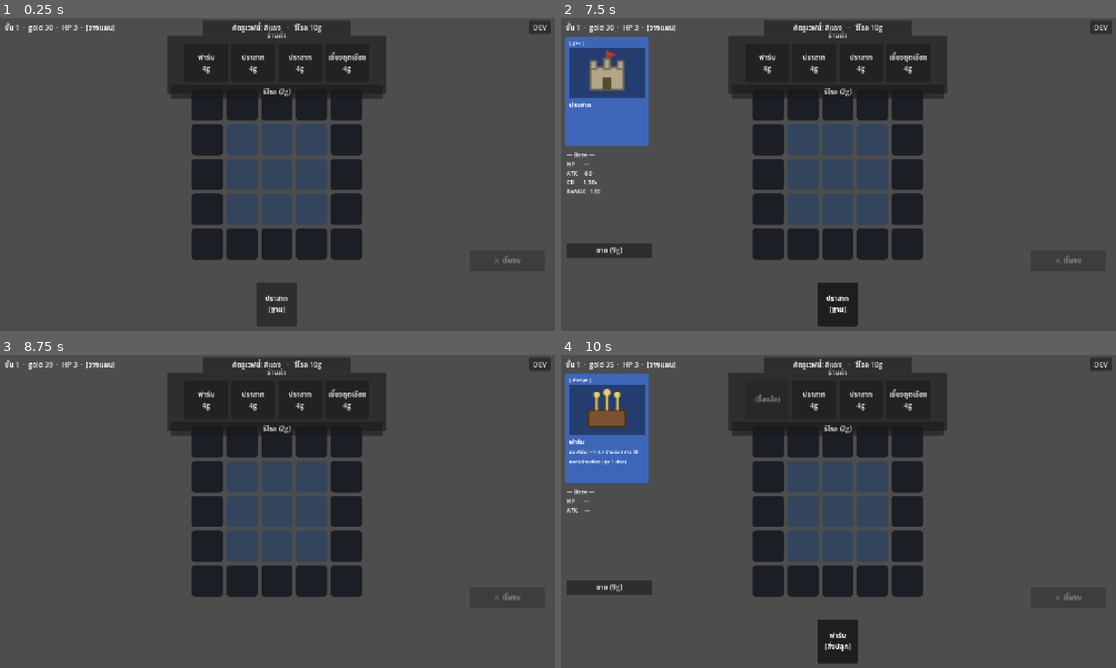
Above: before the commit, frames 1-4 (two rows, left to right).
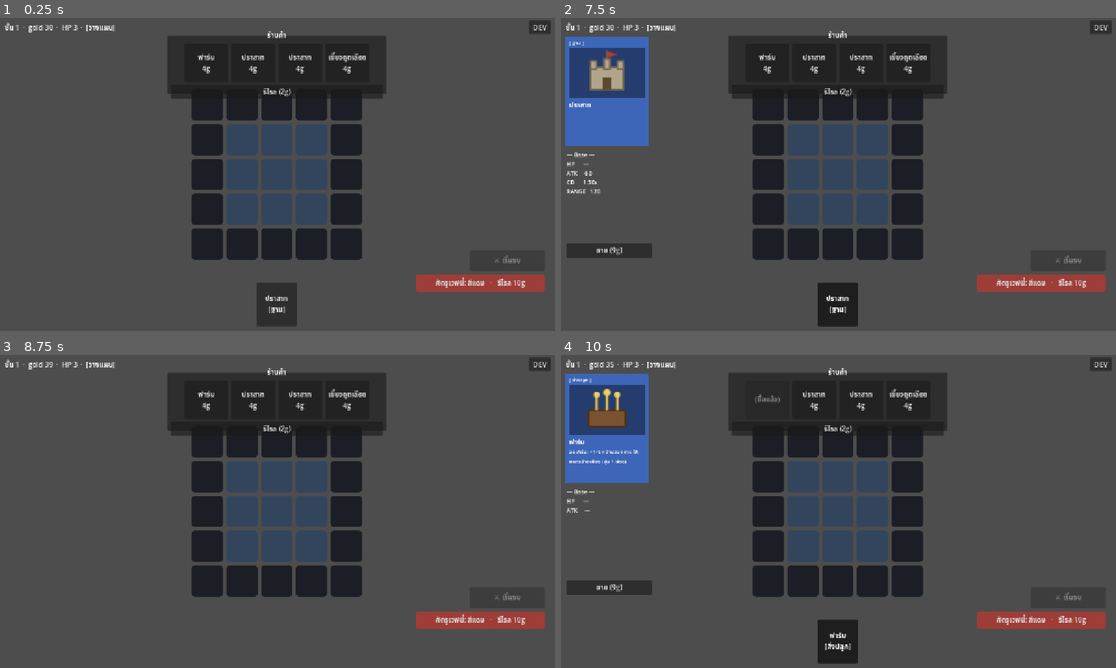
Above: after the commit, the same moments.

Repository: lnwextra2/9-Kings-at-home
Game: Godot game, scene res://scenes/main.tscn
Same seed, same stepped clock (60 frames per second), same inputs: the game is played once before the commit and once after it.
Inputs (mouse positions are in pixels of both pictures, inside the frame that each line leads up to):
- Up to frame 1 (0.25 s): no input
- Up to frame 2 (7.5 s): click (805, 140) at 0.52 s; click (838, 140) at 1.27 s; click (871, 140) at 2.02 s; click (805, 174) at 2.77 s; click (838, 174) at 3.52 s; click (871, 174) at 4.27 s; click (805, 208) at 5.02 s; click (838, 208) at 5.77 s; click (871, 208) at 6.52 s; click "ปราสาท [ฐาน]" at 7.25 s
- Up to frame 3 (8.75 s): click "ขาย (9g)" at 8 s
- Up to frame 4 (10 s): click "ฟาร์ม 4g" at 8.75 s; click "ฟาร์ม [สิ่งปลูก]" at 9.5 s

The runs differ from the first frame. In frame 1, 2.4% of the frame differs, in the area x 36-99%, y 1-88%; in frame 2, 2.4%; in frame 3, 2.4%; in frame 4, 2.4%.

Commit message:
M4 polish: enemy mirroring + wave-color background/swatch + color button move
- enemies render mirrored (scale.x -1) so they face left and tilt left on attack
- battlefield background tinted by wave color + color swatch bottom-right
- wave-color reroll button moved to bottom-right (below fight button) and its
  background is now the wave color
- color values live in small helpers (main._wave_btn_color/_color_name,
  battlefield_view._wave_bg/_wave_swatch); positions in main._ready offsets

Co-Authored-By: Claude Opus 4.8 <noreply@anthropic.com>

Diff:
--- a/new-game-project/scenes/battle/battlefield_view.gd
+++ b/new-game-project/scenes/battle/battlefield_view.gd
@@ -59,7 +59,12 @@
             if not u.immobile:
                 bob = absf(sin(t * bob_speed + (u.x + u.y) * 0.05)) * bob_amp
             var ang: float = deg_to_rad(45.0) if u.attacking else 0.0
-            mm.set_instance_transform_2d(i, Transform2D(ang, Vector2(u.x, u.y - bob)))
+            var pos := Vector2(u.x, u.y - bob)
+            if u.team == 0:
+                mm.set_instance_transform_2d(i, Transform2D(ang, pos))
+            else:
+                # ศัตรูหันซ้าย: mirror X (scale -1) → เอียงกลับด้าน (ซ้าย) ตอนตีอัตโนมัติ
+                mm.set_instance_transform_2d(i, Transform2D(ang, Vector2(-1.0, 1.0), 0.0, pos))
     for data_id in _mmis:
         if not groups.has(data_id):
             _mmis[data_id].multimesh.instance_count = 0
@@ -114,6 +119,26 @@
     draw_rect(Rect2(x - 3.0, field_origin.y - 7.0, (w + 6.0) * f, 3.0), Color(0.3, 0.9, 0.35))
 
 
+func _wave_bg(c: StringName) -> Color:
+    match c:
+        &"blue": return Color(0.09, 0.12, 0.20)
+        &"red": return Color(0.19, 0.10, 0.10)
+        &"green": return Color(0.09, 0.16, 0.11)
+        &"gold": return Color(0.17, 0.15, 0.08)
+        &"mint": return Color(0.09, 0.17, 0.15)
+        _: return Color(0.11, 0.13, 0.13)
+
+
+func _wave_swatch(c: StringName) -> Color:
+    match c:
+        &"blue": return Color(0.30, 0.50, 0.90)
+        &"red": return Color(0.85, 0.30, 0.25)
+        &"green": return Color(0.30, 0.70, 0.35)
+        &"gold": return Color(0.85, 0.70, 0.20)
+        &"mint": return Color(0.35, 0.80, 0.70)
+        _: return Color(0.60, 0.60, 0.65)
+
+
 func _radius_for(d: CardData) -> float:
     if d.kind == CardData.Kind.BASE:
         return 12.0
@@ -127,8 +152,12 @@
     if st.phase != &"combat":
         return
     var cfg: BattleConfig = st.battle_cfg
-    draw_rect(Rect2(field_origin, Vector2(cfg.width, cfg.height)), Color(0.10, 0.14, 0.11))
+    draw_rect(Rect2(field_origin, Vector2(cfg.width, cfg.height)), _wave_bg(st.wave_color))
     draw_rect(Rect2(field_origin, Vector2(cfg.width, cfg.height)), Color(0.25, 0.35, 0.28), false, 2.0)
+    var sw: float = 34.0
+    var sp: Vector2 = field_origin + Vector2(cfg.width - sw - 12.0, cfg.height - sw - 12.0)
+    draw_rect(Rect2(sp, Vector2(sw, sw)), _wave_swatch(st.wave_color))
+    draw_rect(Rect2(sp, Vector2(sw, sw)), Color(1, 1, 1, 0.5), false, 2.0)
     if st.base_unit != -1:
         var b: Dictionary = st.units[st.base_unit]
         draw_arc(field_origin + Vector2(b.x, b.y), cfg.base_touch_radius, 0.0, TAU, 24, Color(1, 0.8, 0.2, 0.4), 1.5)
--- a/new-game-project/scenes/main.gd
+++ b/new-game-project/scenes/main.gd
@@ -22,6 +22,7 @@
 var _debug
 var _devbtn: Button
 var _color_btn: Button
+var _color_sb: StyleBoxFlat
 var _sel_hand: int = -1
 var _sel_slot: int = -1
 
@@ -66,12 +67,19 @@
     _devbtn.pressed.connect(func(): _debug.visible = not _debug.visible)
     _color_btn = Button.new()
     _color_btn.focus_mode = Control.FOCUS_NONE
-    _color_btn.anchor_left = 0.5
-    _color_btn.anchor_right = 0.5
-    _color_btn.offset_left = -170.0
-    _color_btn.offset_right = 170.0
-    _color_btn.offset_top = 6.0
-    _color_btn.offset_bottom = 30.0
+    # ปุ่มสีเวฟ = ขวาล่าง ใต้ปุ่มเริ่มรบ (ปรับตำแหน่งที่ offset_* พวกนี้)
+    _color_btn.anchor_left = 1.0
+    _color_btn.anchor_top = 1.0
+    _color_btn.anchor_right = 1.0
+    _color_btn.anchor_bottom = 1.0
+    _color_btn.offset_left = -320.0
+    _color_btn.offset_top = -130.0
+    _color_btn.offset_right = -24.0
+    _color_btn.offset_bottom = -90.0
+    _color_sb = StyleBoxFlat.new()
+    _color_sb.set_corner_radius_all(6)
+    for _cs in ["normal", "hover", "pressed", "disabled"]:
+        _color_btn.add_theme_stylebox_override(_cs, _color_sb)
     add_child(_color_btn)
     _color_btn.pressed.connect(_on_reroll_color)
     _refresh_planning()
@@ -81,6 +89,17 @@
 func _on_reroll_color() -> void:
     if GameSim.step(Game.state, {"type": &"reroll_color"}):
         _refresh_planning()
+
+
+## สีพื้นปุ่มสีเวฟ (โทนกลาง อ่านตัวหนังสือขาวออก) — เพิ่มสีใหม่ที่นี่
+func _wave_btn_color(c: StringName) -> Color:
+    match c:
+        &"blue": return Color(0.24, 0.40, 0.66)
+        &"red": return Color(0.62, 0.24, 0.22)
+        &"green": return Color(0.24, 0.50, 0.30)
+        &"gold": return Color(0.58, 0.48, 0.16)
+        &"mint": return Color(0.22, 0.52, 0.46)
+        _: return Color(0.30, 0.32, 0.36)
 
 
 func _color_name(c: StringName) -> String:
@@ -255,3 +274,4 @@
     if _color_btn:
         _color_btn.text = "ศัตรูเวฟนี้: สี%s   ·   รีโรล %dg" % [_color_name(st.wave_color), st.enemy_reroll_cost]
         _color_btn.disabled = st.gold < st.enemy_reroll_cost
+        _color_sb.bg_color = _wave_btn_color(st.wave_color)
